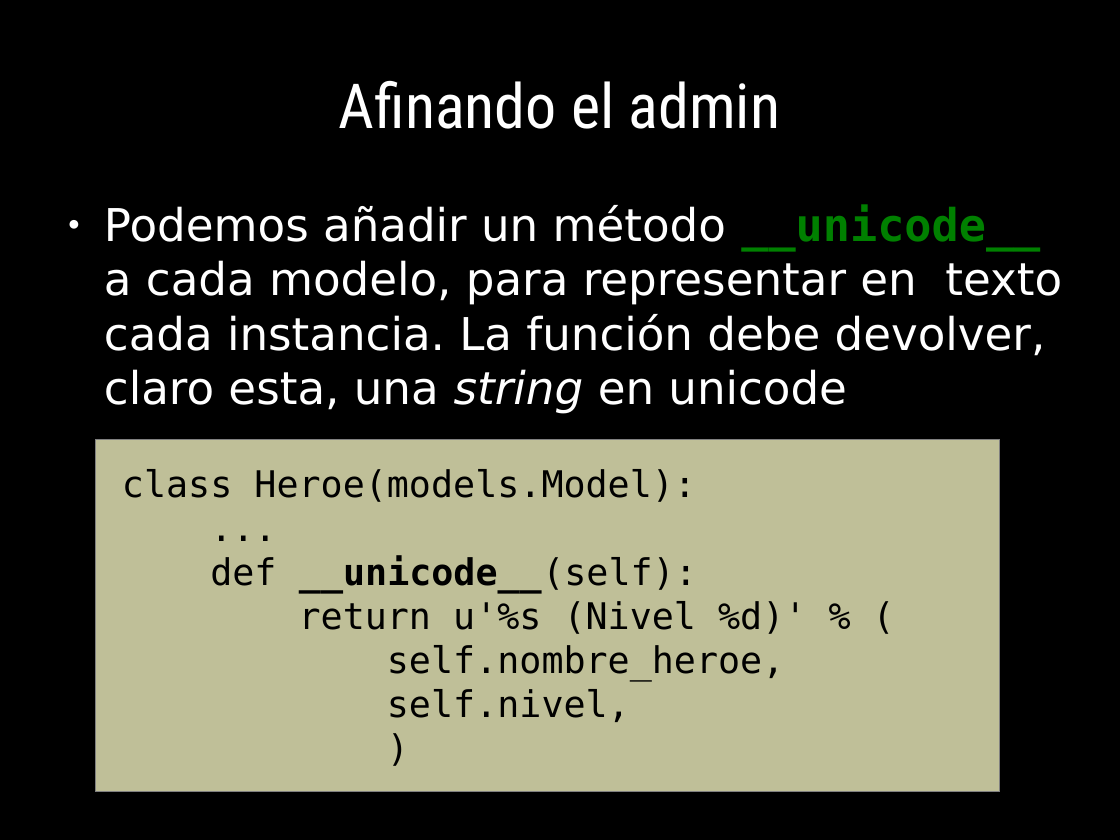
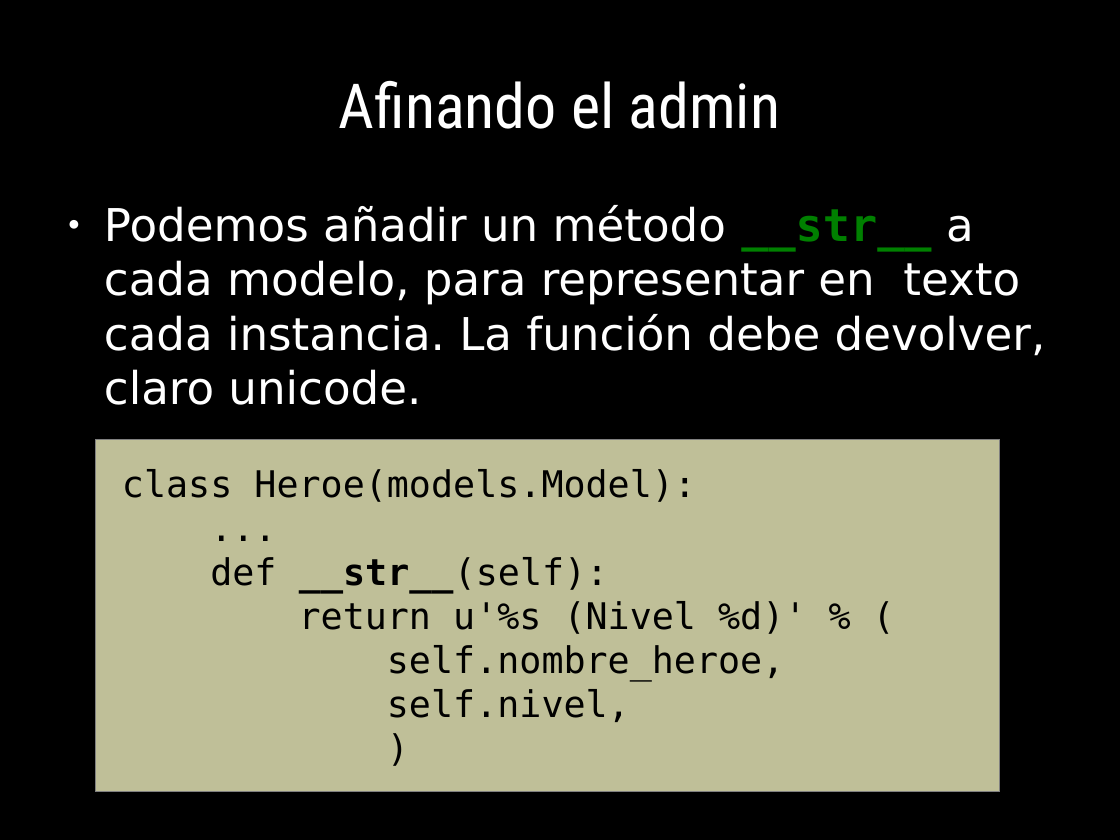
Before and after one commit to euribates/curso-django, a slide deck: slide 71 of presentacion/curso_django.odp (slide 60 before the commit). Drawn at 1120x840 pixels with LibreOffice and Linux fonts; fonts in the diff are those of the drawing. Boxes give left, top, right and bottom in pixels: in the first picture for what was removed or moved away, otherwise in the second. Text is boxed around its words. In the diff, an @@ line names an element or a change of style, - is before the commit and + after.

```diff
--- a/presentacion/curso_django.odp
+++ b/presentacion/curso_django.odp
@@ text at (104, 205, 1046, 405): text changed @@
-● Podemos añadir un método __unicode__ a cada modelo, para representar en texto cada instancia. La función debe devolver, claro esta, una string en unicode
+● Podemos añadir un método __str__ a cada modelo, para representar en texto cada instancia. La función debe devolver, claro unicode.
@@ text at (210, 557, 608, 594): text changed; bold off @@
-def __unicode__(self):
+def __str__(self):
```
Also in this commit, not shown: 31 other slides changed, 14 slides added, 2 slides removed, 11 other files.
